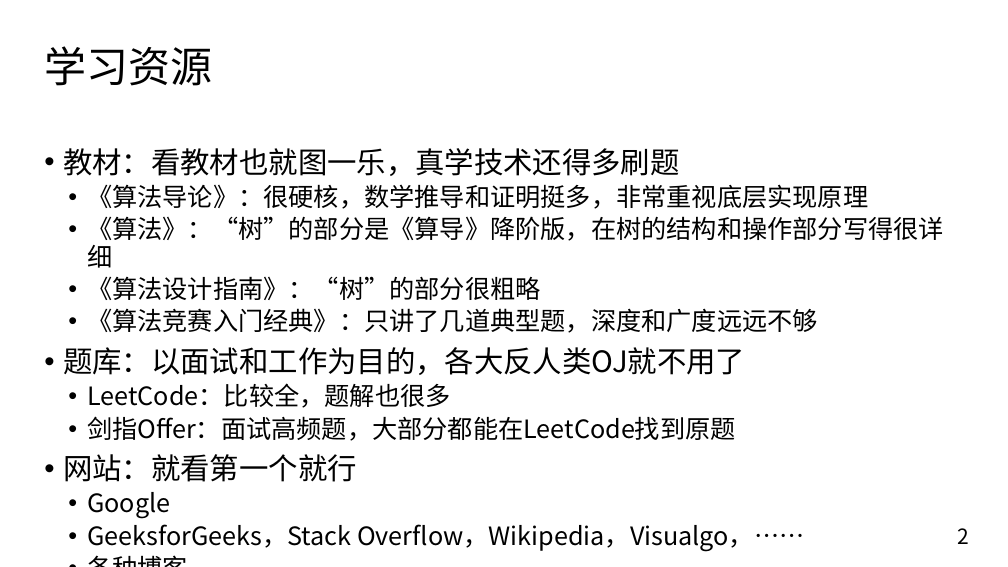
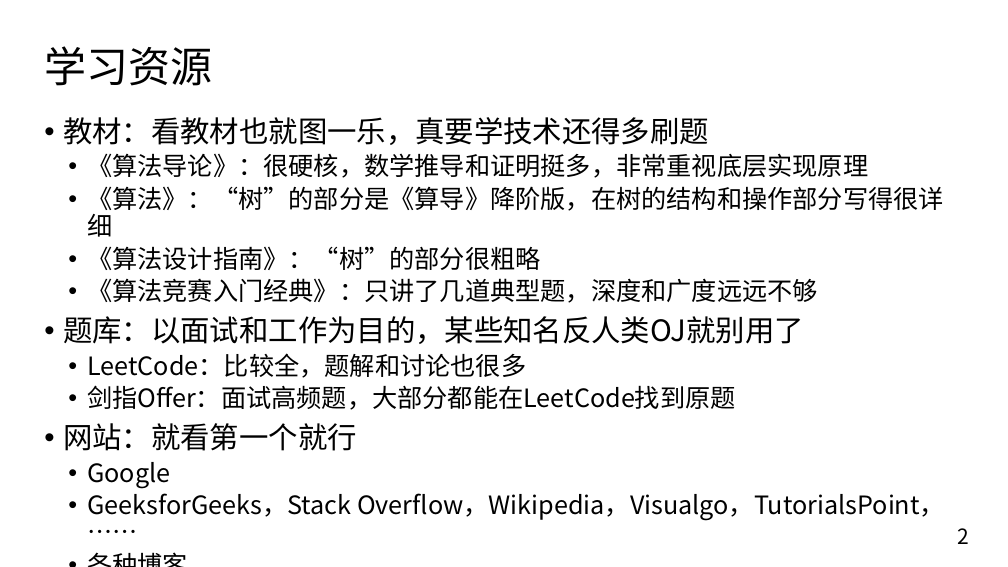
Before and after one commit to Hansimov/cs-notes, a slide deck: slide 2 of cs-seminar/算法与数据结构/树/树.pptx. Drawn at 1008x567 pixels with LibreOffice and Linux fonts; fonts in the diff are those of the drawing. Boxes give left, top, right and bottom in pixels: in the first picture for what was removed or moved away, otherwise in the second. Text is boxed around its words. In the diff, an @@ line names an element or a change of style, - is before the commit and + after.

```diff
--- a/cs-seminar/算法与数据结构/树/树.pptx
+++ b/cs-seminar/算法与数据结构/树/树.pptx
@@ text "教材：看教材也就图一乐，真要学技术还得多刷题" moved from (x1=63, y1=148, x2=944, y2=552) to (x1=63, y1=117, x2=945, y2=521) @@
@@ text at (x1=63, y1=117, x2=709, y2=145): text changed @@
-• 教材：看教材也就图一乐，真学技术还得多刷题
+• 教材：看教材也就图一乐，真要学技术还得多刷题
@@ text at (x1=63, y1=316, x2=804, y2=378): text changed @@
-• 题库：以面试和工作为目的，各大反人类OJ就不用了
-  • LeetCode：比较全，题解也很多
+• 题库：以面试和工作为目的，某些知名反人类OJ就别用了
+  • LeetCode：比较全，题解和讨论也很多
@@ text at (x1=87, y1=493, x2=945, y2=521): text changed @@
-  • GeeksforGeeks，Stack Overflow，Wikipedia，Visualgo，……
+  • GeeksforGeeks，Stack Overflow，Wikipedia，Visualgo，TutorialsPoint，……
```
Also in this commit, not shown: 2 other slides changed, 4 slides added, 1 slide removed, 7 other files.
